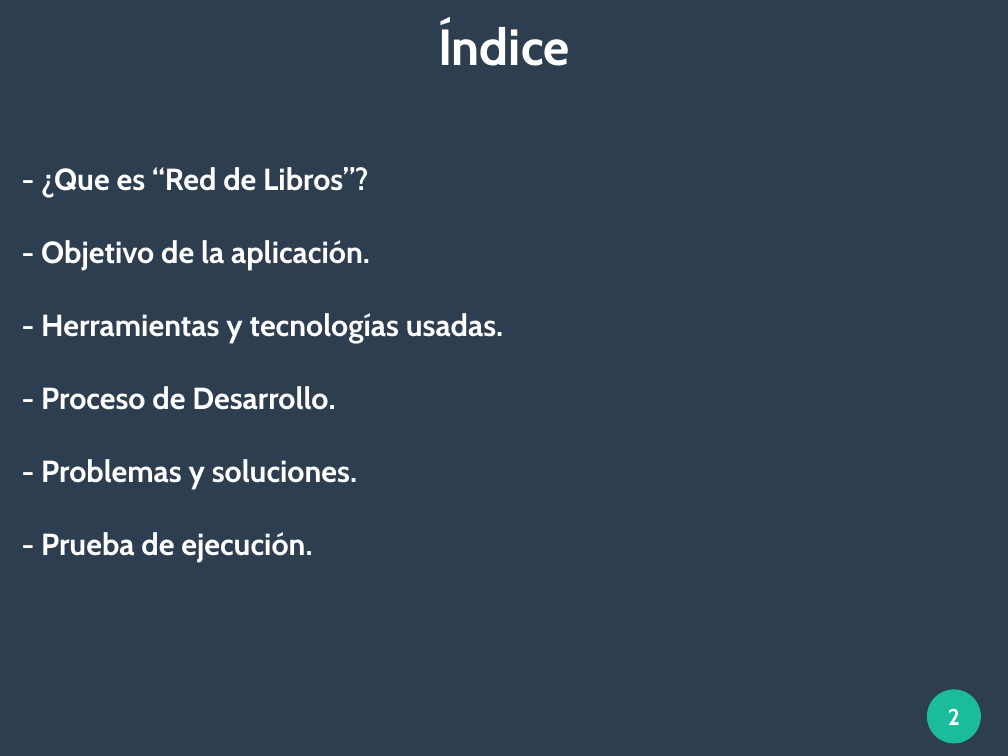
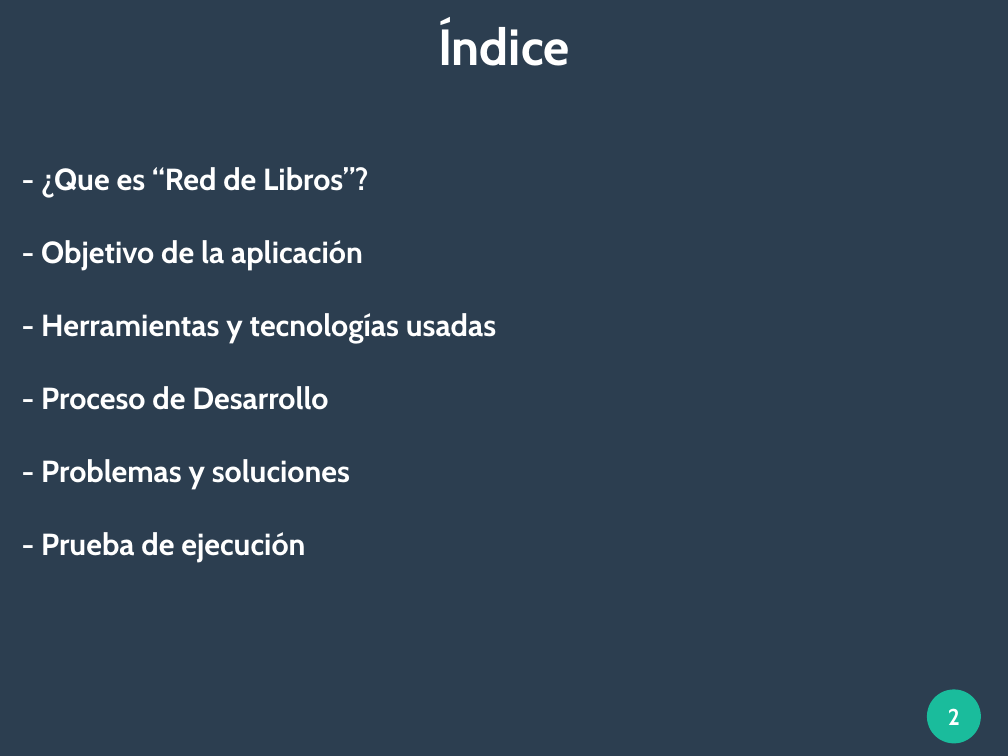
Before and after one commit to sharco-code/Red-Libros, a slide deck: slide 2 of Documentacion/presentacion.odp. Drawn at 1008x756 pixels with LibreOffice and Linux fonts; fonts in the diff are those of the drawing. Boxes give left, top, right and bottom in pixels: in the first picture for what was removed or moved away, otherwise in the second. Text is boxed around its words. In the diff, an @@ line names an element or a change of style, - is before the commit and + after.

```diff
--- a/Documentacion/presentacion.odp
+++ b/Documentacion/presentacion.odp
@@ title at (x1=41, y1=167, x2=496, y2=562): text changed @@
-- ¿Que es “Red de Libros”?
-- Objetivo de la aplicación.
-- Herramientas y tecnologías usadas.
-- Proceso de Desarrollo.
-- Problemas y soluciones.
-- Prueba de ejecución.
+- ¿Que es “Red de Libros”?
+- Objetivo de la aplicación
+- Herramientas y tecnologías usadas
+- Proceso de Desarrollo
+- Problemas y soluciones
+- Prueba de ejecución
```
Also in this commit, not shown: 1 other slide changed, 3 slides added, 2 slides removed, 2 other files.
